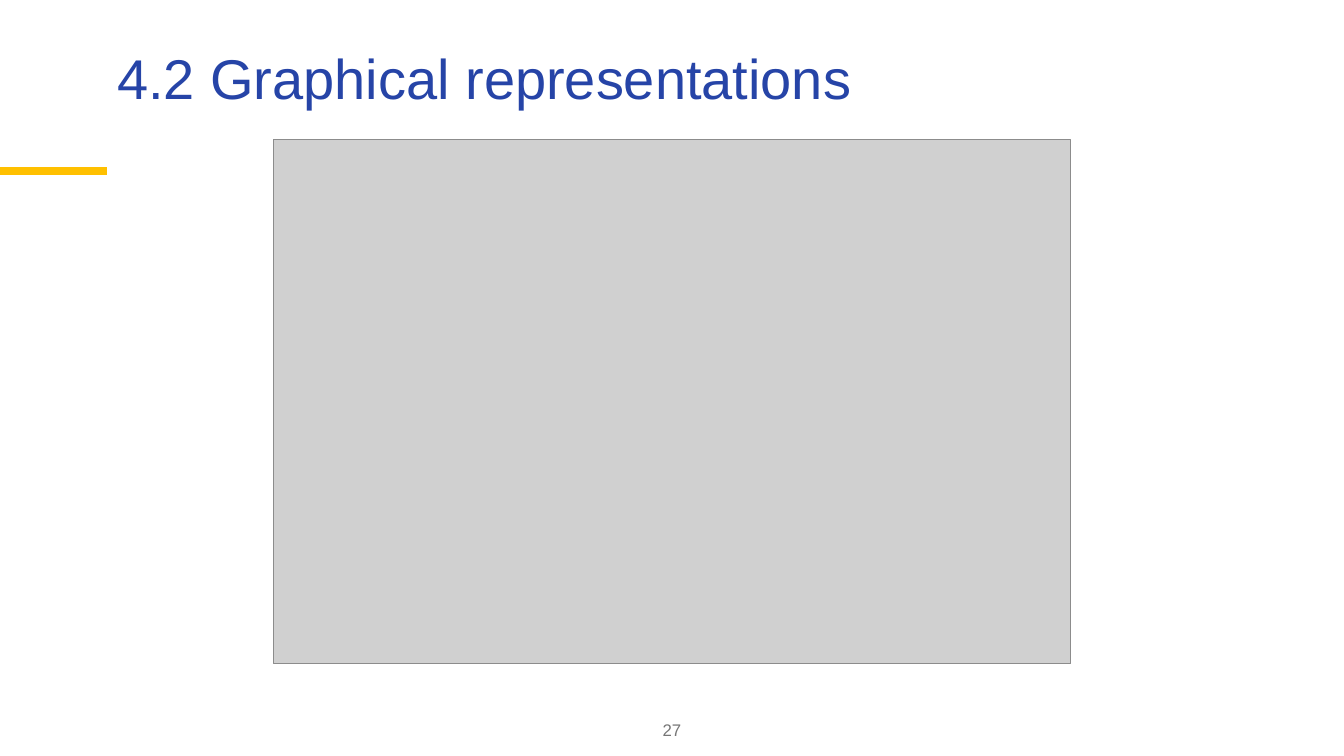
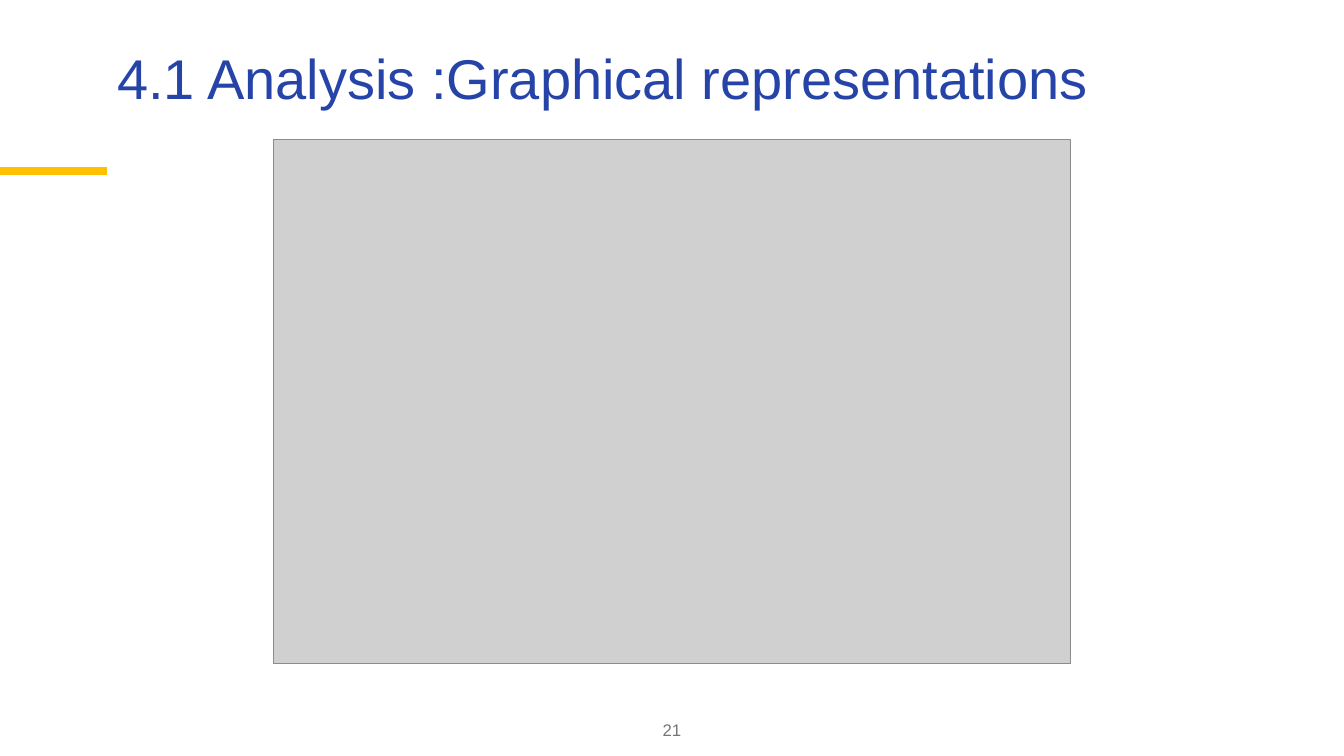
Before and after one commit to palatej/ESTP2026, a slide deck: slide 21 of 3.2 SEATS.pptx (slide 27 before the commit). Drawn at 1344x756 pixels with LibreOffice and Linux fonts; fonts in the diff are those of the drawing; grey boxes stand for pictures; background and template pictures are left out. Boxes give left, top, right and bottom in pixels: in the first picture for what was removed or moved away, otherwise in the second. Text is boxed around its words. In the diff, an @@ line names an element or a change of style, - is before the commit and + after.

```diff
--- a/3.2 SEATS.pptx
+++ b/3.2 SEATS.pptx
@@ title at <box>117,58,1088,108</box>: text changed @@
-4.2 Graphical representations
+4.1 Analysis :Graphical representations
@@ page number at <box>663,724,682,736</box>: text changed @@
-27
+21
```
Also in this commit, not shown: 9 other slides changed, 1 slide added, 6 slides removed, 3 other files.
